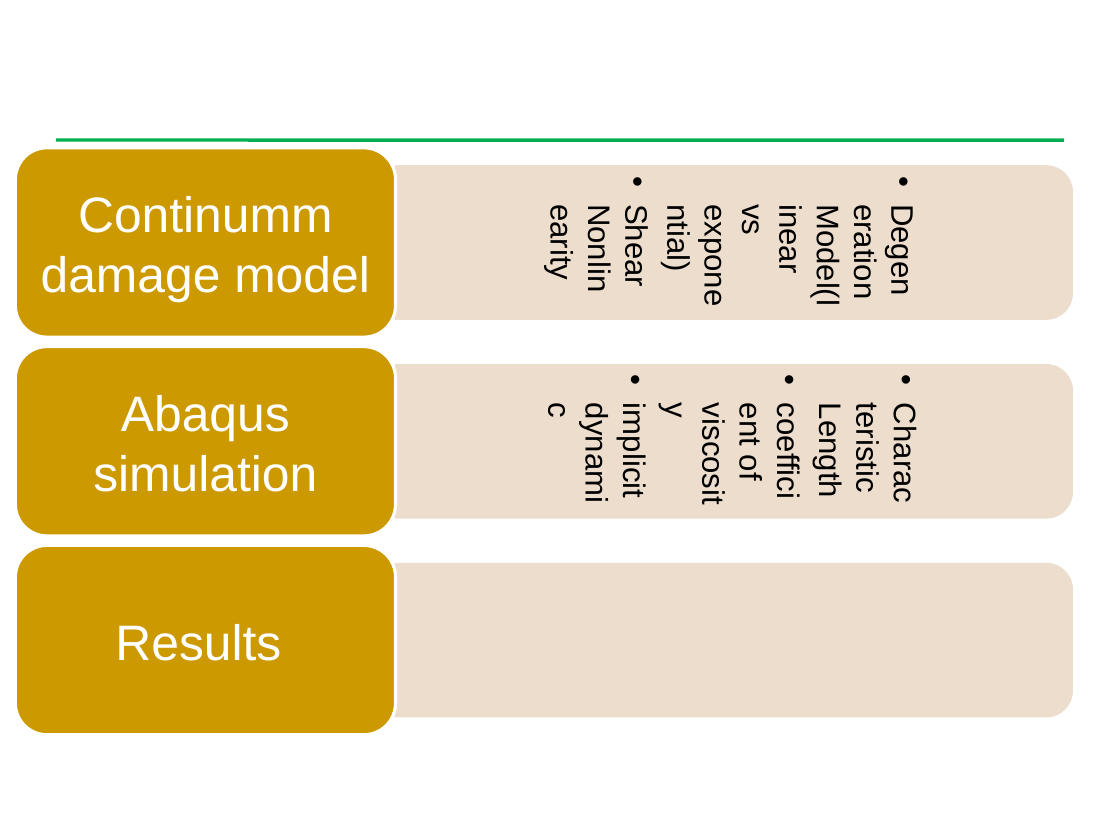
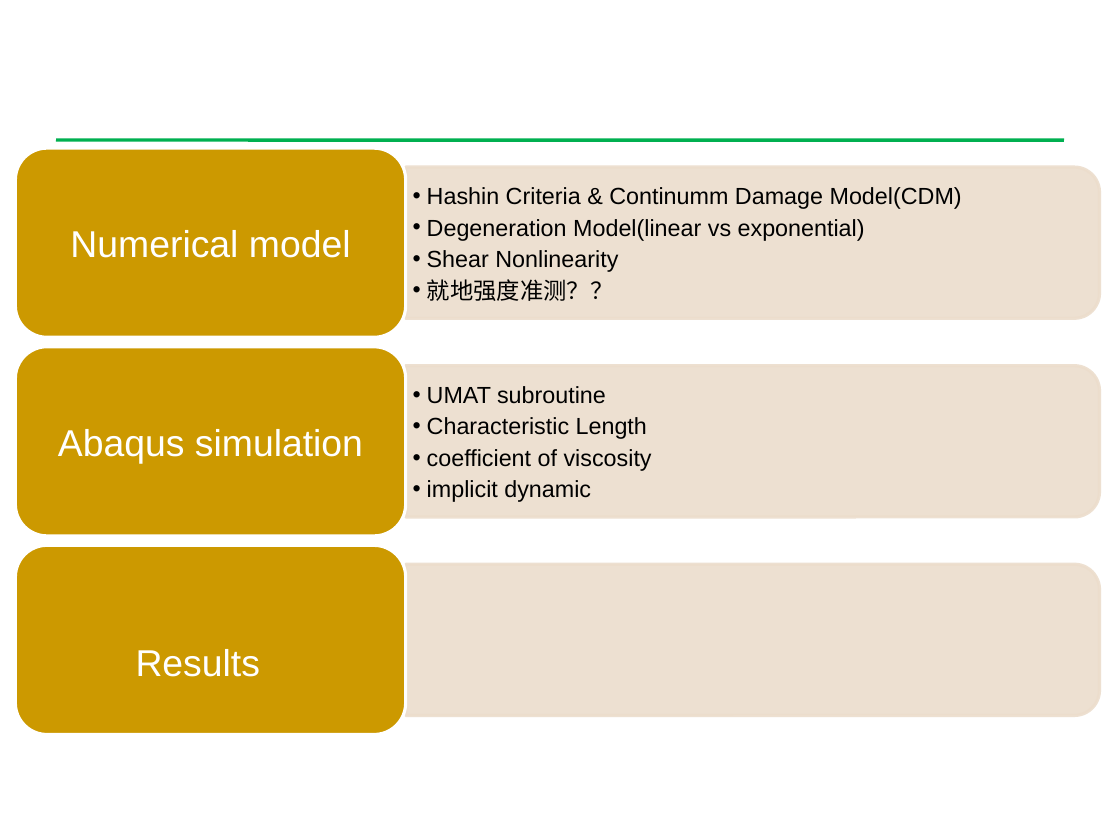
Before and after one commit to Chu2015/UMAThashinlinear4, a slide deck: slide 1 of 组会报告/组会20180110中文版.pptx. Drawn at 1120x840 pixels with LibreOffice and Linux fonts; fonts in the diff are those of the drawing; background and template pictures are left out. Boxes give left, top, right and bottom in pixels: in the first picture for what was removed or moved away, otherwise in the second. Text is boxed around its words. In the diff, an @@ line names an element or a change of style, - is before the commit and + after.

```diff
--- a/组会报告/组会20180110中文版.pptx
+++ b/组会报告/组会20180110中文版.pptx
@@ rounded rectangle: place and size @@
-rounded rectangle at bbox=[16, 148, 395, 337]
+rounded rectangle at bbox=[16, 148, 405, 337]
@@ round same rect: place and size @@
-round same rect at bbox=[395, 167, 1071, 318]
+round same rect at bbox=[405, 167, 1099, 319]
@@ text "Hashin Criteria & Continumm Damage ..." at bbox=[427, 187, 962, 301]: rotation 180 to 0 degrees @@
@@ text "Hashin Criteria & Continumm Damage ...": place and size @@
-text "Hashin Criteria & Continumm Damage ..." at bbox=[619, 207, 845, 303]
+text "Hashin Criteria & Continumm Damage ..." at bbox=[427, 187, 962, 301]
@@ text at bbox=[427, 187, 962, 209]: paragraph added @@
+  •• Hashin Criteria & Continumm Damage Model(CDM)
@@ text at bbox=[70, 230, 351, 258]: text changed; size 32 to 24 pt @@
-Continumm damage model
+Numerical model
@@ text at bbox=[427, 219, 865, 272]: size 20 to 15 pt in "Degeneration Model(linear vs exponential)", "Shear Nonlinearity"; bullet • to •• @@
@@ text at bbox=[427, 279, 614, 301]: paragraph added @@
+  •• 就地强度准测？？
@@ rounded rectangle: place and size @@
-rounded rectangle at bbox=[16, 347, 395, 536]
+rounded rectangle at bbox=[16, 347, 405, 536]
@@ text "Abaqus simulation": place and size @@
-text "Abaqus simulation" at bbox=[93, 395, 317, 492]
+text "Abaqus simulation" at bbox=[58, 429, 363, 463]
@@ text "Abaqus simulation" at bbox=[58, 429, 363, 463]: size 32 to 24 pt; less space between paragraphs @@
@@ round same rect: place and size @@
-round same rect at bbox=[395, 365, 1071, 516]
+round same rect at bbox=[405, 366, 1099, 517]
@@ text "UMAT subroutine": place and size @@
-text "UMAT subroutine" at bbox=[616, 412, 848, 495]
+text "UMAT subroutine" at bbox=[427, 386, 652, 502]
@@ text "UMAT subroutine" at bbox=[427, 386, 652, 502]: rotation 180 to 0 degrees @@
@@ text at bbox=[427, 386, 606, 404]: paragraph added @@
+  •• UMAT subroutine
@@ text at bbox=[427, 417, 652, 502]: size 20 to 15 pt in "Characteristic Length", "coefficient of viscosity", "implicit dynamic"; bullet • to •• @@
@@ rounded rectangle: place and size @@
-rounded rectangle at bbox=[16, 545, 395, 735]
+rounded rectangle at bbox=[16, 545, 405, 735]
@@ text "Results" at bbox=[136, 649, 260, 677]: size 32 to 24 pt; less space between paragraphs @@
@@ text "Results": place and size @@
-text "Results" at bbox=[115, 624, 281, 661]
+text "Results" at bbox=[136, 649, 260, 677]
@@ round same rect: place and size @@
-round same rect at bbox=[395, 564, 1071, 716]
+round same rect at bbox=[405, 565, 1099, 716]
```
Also in this commit, not shown: 1 other slide changed, 36 other files.
